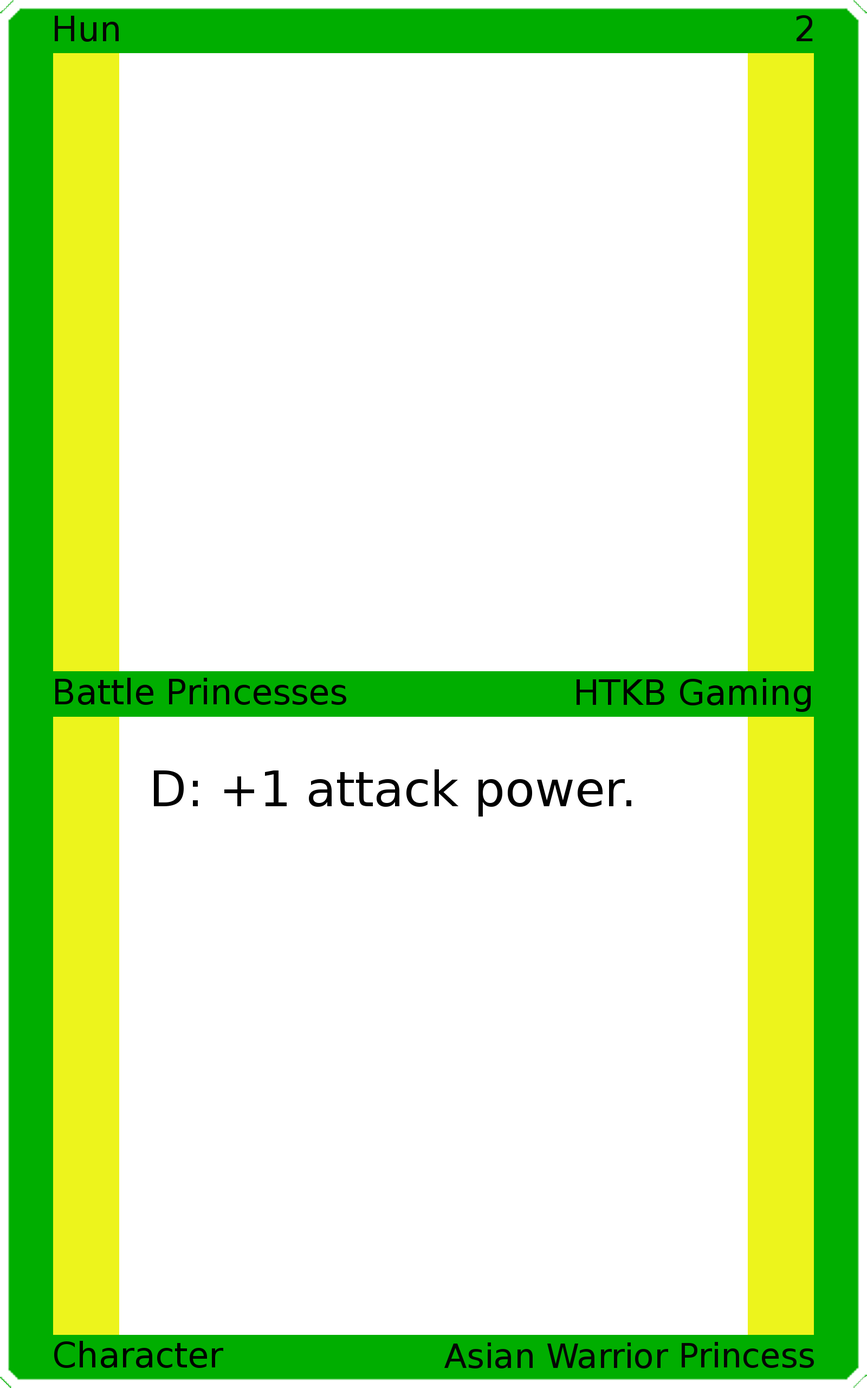
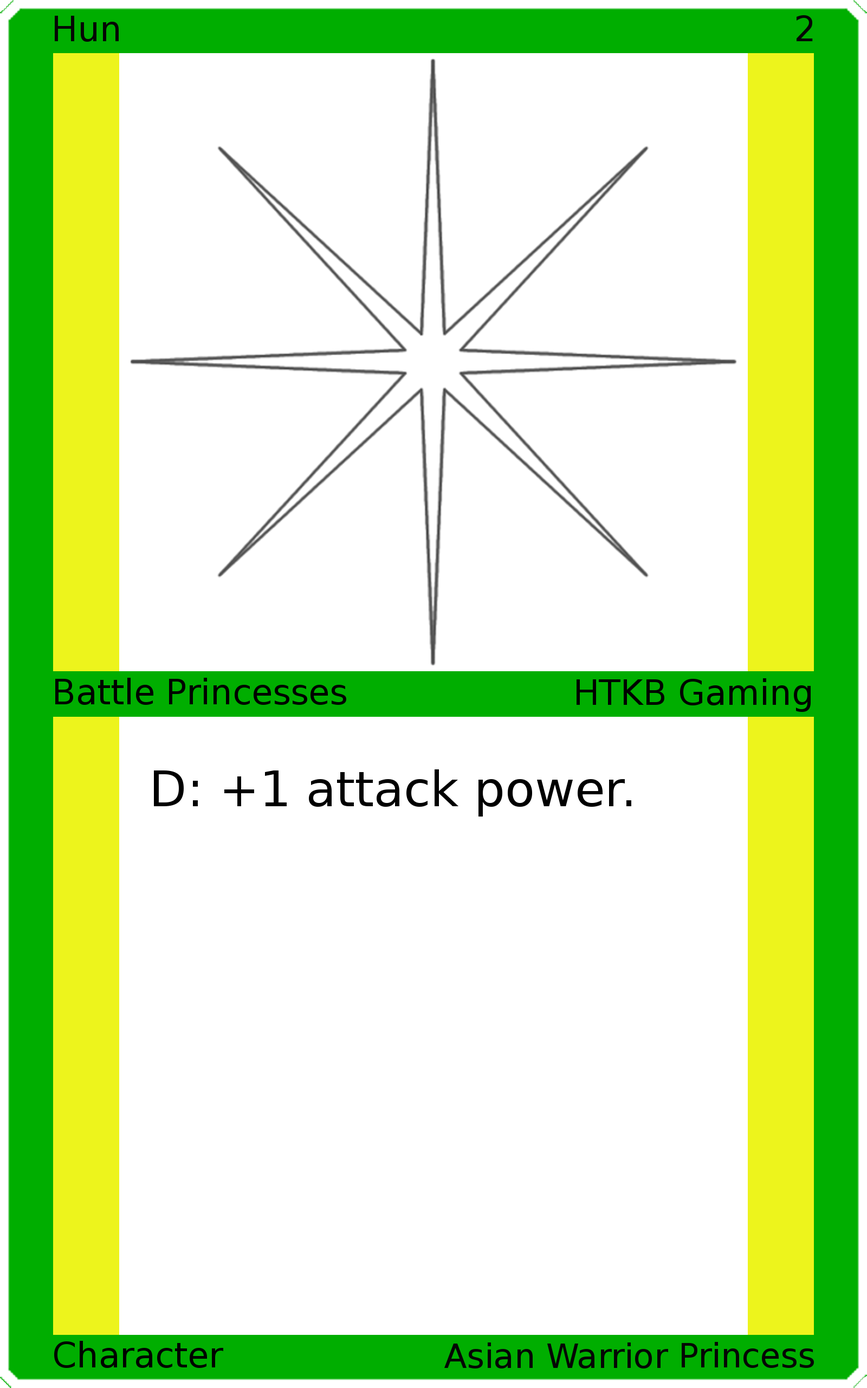
Before/after of a (867, 1388) layered artwork. What changed in the layer stack:
added layer "Art" above "Top Background" over left=129, top=57, right=738, bottom=666
